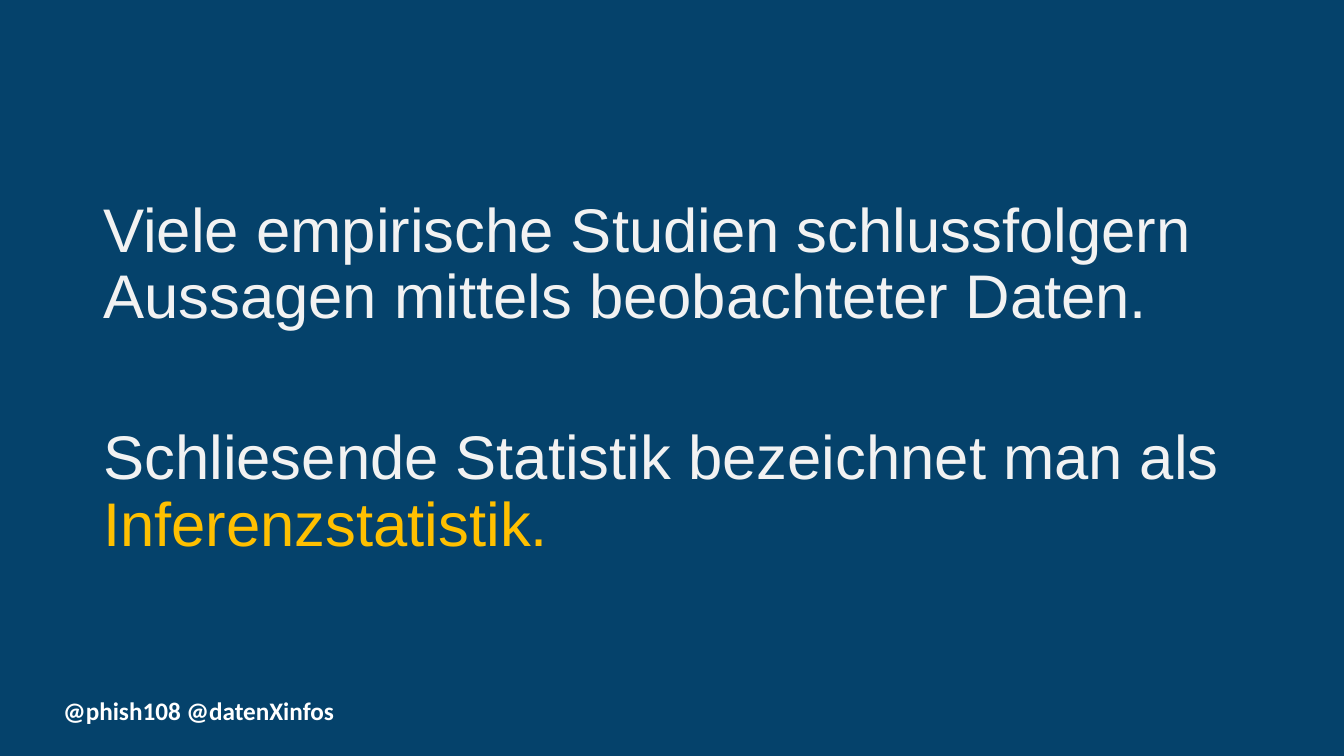
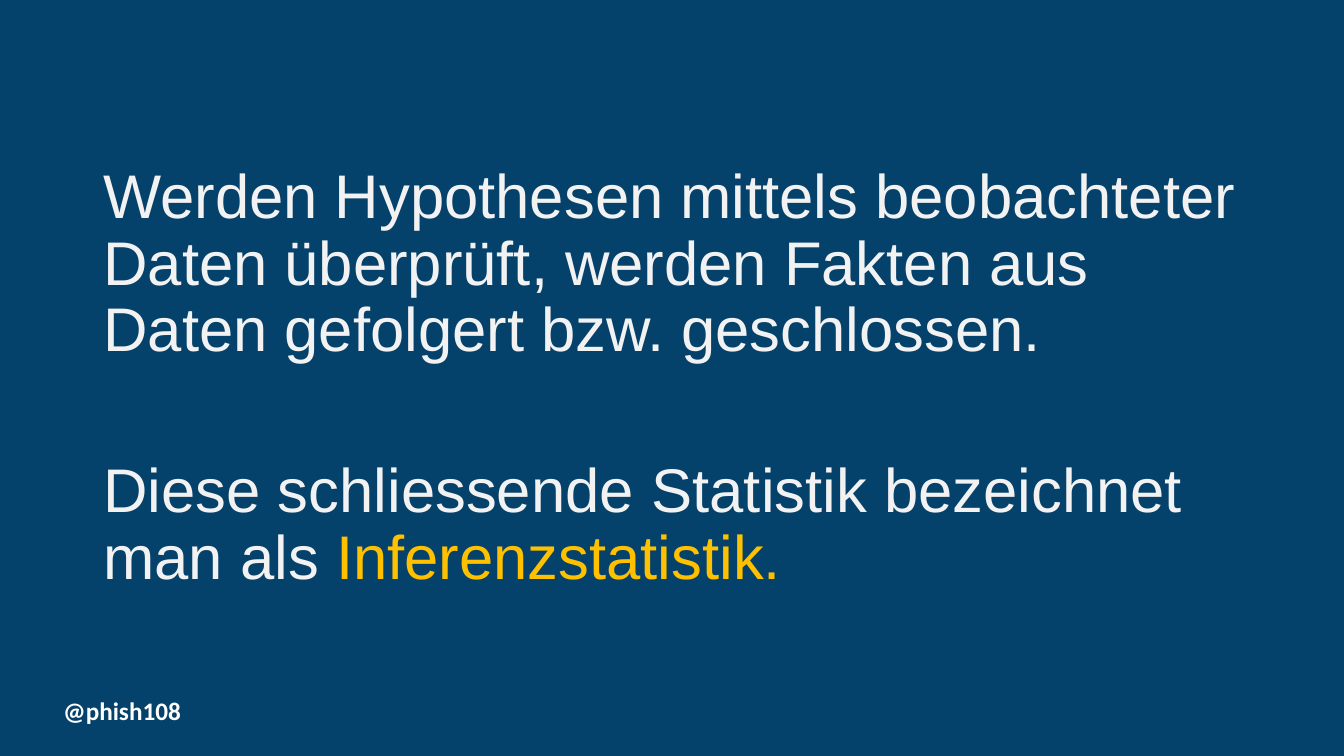
Before and after one commit to dxiai/statistik, a slide deck: slide 30 of 01_forschungsfragen/Forschungsfragen.pptx (slide 22 before the commit). Drawn at 1344x756 pixels with LibreOffice and Linux fonts; fonts in the diff are those of the drawing; background and template pictures are left out. Boxes give left, top, right and bottom in pixels: in the first picture for what was removed or moved away, otherwise in the second. Text is boxed around its words. In the diff, an @@ line names an element or a change of style, - is before the commit and + after.

```diff
--- a/01_forschungsfragen/Forschungsfragen.pptx
+++ b/01_forschungsfragen/Forschungsfragen.pptx
@@ text at (x1=103, y1=173, x2=1234, y2=580): text changed @@
-Viele empirische Studien schlussfolgern Aussagen mittels beobachteter Daten.
-Schliesende Statistik bezeichnet man als Inferenzstatistik.
+Werden Hypothesen mittels beobachteter Daten überprüft, werden Fakten aus Daten gefolgert bzw. geschlossen.
+Diese schliessende Statistik bezeichnet man als Inferenzstatistik.
@@ text at (x1=63, y1=702, x2=181, y2=724): text changed @@
-@phish108 @datenXinfos
+@phish108
```
Also in this commit, not shown: 19 other slides changed, 14 slides added, 2 slides removed, 10 other files.
